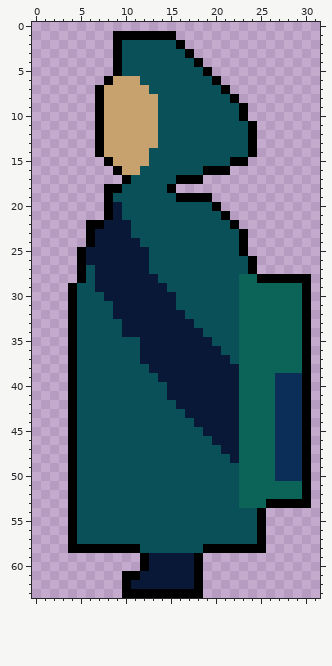
Pixel-art sprite: proj_2_ghosts/assets/ghost_hunter_side.png. The picture above was drawn from the file before the commit.
The file is 32x64 pixels.
The same view after the edit:
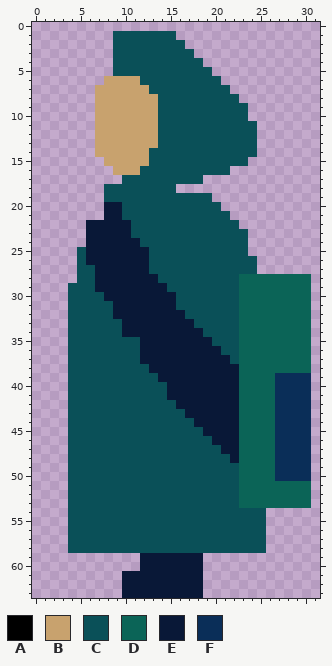
Palette (. is transparent): A #000000  B #c8a26e  C #0a5058  D #0b6457  E #091837  F #0a2e58
The exact change:
Colour A becomes colour B in row 6 at x 8; in rows 7 to 14 at x 7; in row 15 at x 8; in row 16 at x 9.
Colour A becomes colour C in row 1 at x 9 to 15; in row 2 at x 9 and 16; in row 3 at x 9 and 17; in row 4 at x 9 and 18; in row 5 at x 9 and 19; in row 6 at x 20.
Colour A becomes colour C in row 7 at x 21; in row 8 at x 22; in rows 9 to 10 at x 23; in rows 11 to 14 at x 24; in row 15 at x 22 to 23; in row 16 at x 19 to 21.
Colour A becomes colour C in row 17 at x 10 and 16 to 18; in row 18 at x 8 to 9 and 15; in row 19 at x 8 and 16 to 19; in row 20 at x 20; in row 21 at x 21; in row 22 at x 22.
Colour A becomes colour C in rows 23 to 24 at x 23; in row 25 at x 5 and 23; in rows 26 to 27 at x 5 and 24; in row 28 at x 5; in rows 29 to 53 at x 4; in rows 54 to 57 at x 4 and 25.
Colour A becomes colour C in row 58 at x 4 to 11 and 19 to 25.
Colour A becomes colour D in row 28 at x 25 to 30; in rows 29 to 38 at x 30; in rows 51 to 52 at x 30; in row 53 at x 26 to 30.
Colour A becomes colour E in rows 20 to 21 at x 8; in row 22 at x 6 to 7; in rows 23 to 24 at x 6; in rows 59 to 60 at x 12 and 18; in row 61 at x 10 to 11 and 18; in row 62 at x 10 and 18.
Colour A becomes colour E in row 63 at x 10 to 18.
Colour A becomes colour F in rows 39 to 50 at x 30.
Pixel boxes of the changes (left, top, right, bottom) in both pictures:
changed: (68, 31, 311, 598)
